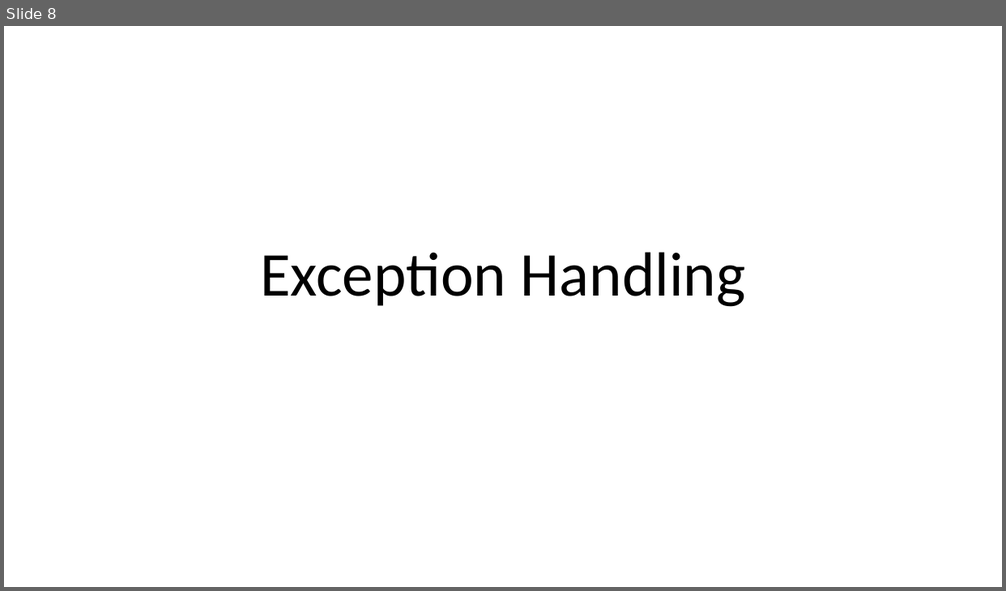
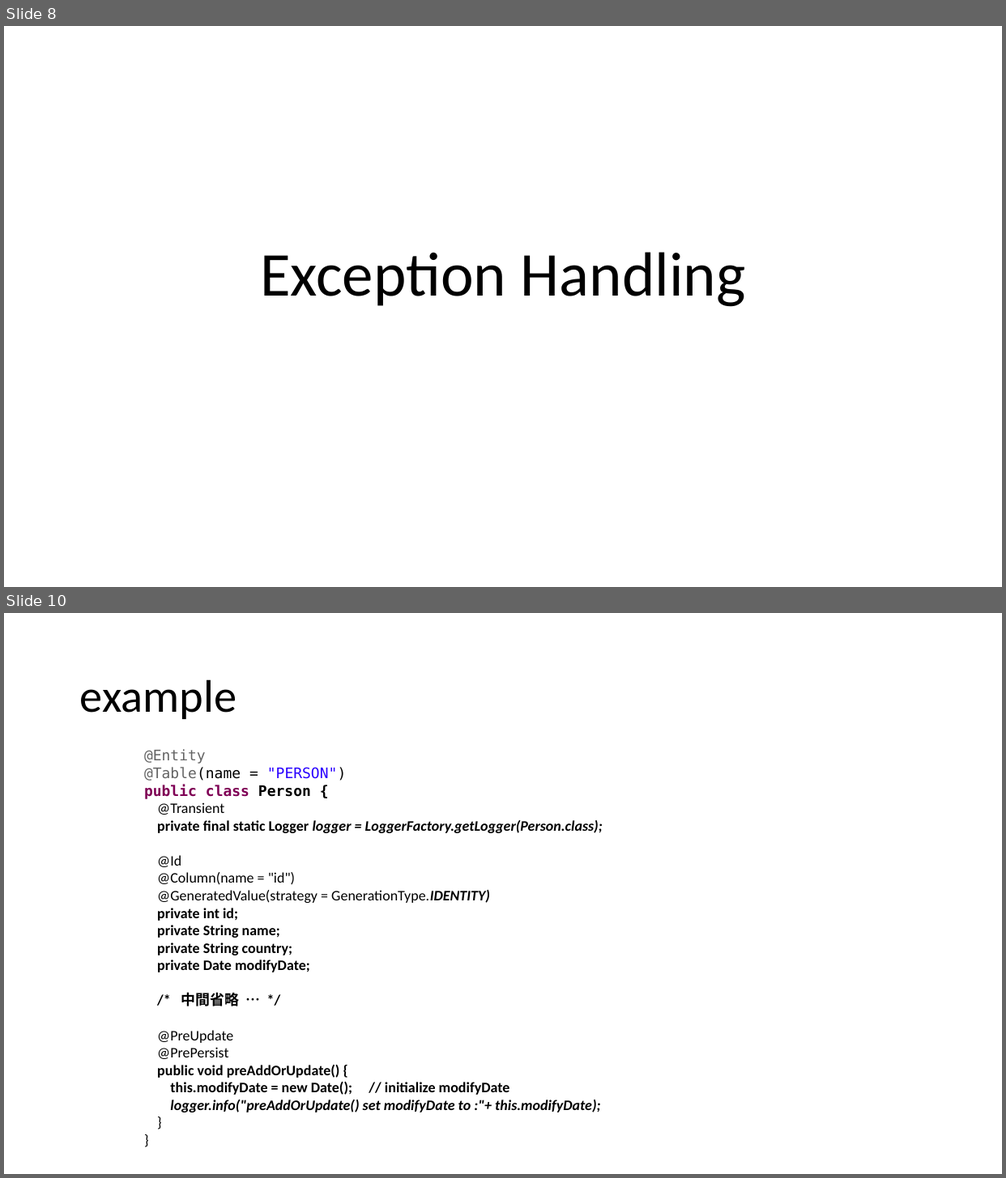
Before and after one commit to lawren43/mytest-repo, a slide deck: test-springmvc/doc/2.JPA Programming.pptx. Shown one above the other, each under a label of ours: slide 8 before the commit, slides 8 and 10 after it; the slides between them are not shown. The pictures are 1006x591 and 1006x1178 pixels, drawn with LibreOffice and Linux fonts; fonts in the diff are those of the drawing. Boxes give left, top, right and bottom in pixels: in the first picture for what was removed or moved away, otherwise in the second. Text is boxed around its words. In the diff, an @@ line names an element or a change of style, - is before the commit and + after.

```diff
--- a/test-springmvc/doc/2.JPA Programming.pptx
+++ b/test-springmvc/doc/2.JPA Programming.pptx
@@ slide 10 added at (4,613,1002,1174), background #FFFFFF @@
@@ title added at (80,679,236,719), 44 pt, text #000000 @@
+example
@@ text added at (144,749,603,1113), 14 pt, text #000000, bold @@
+@Entity
+@Table(name = "PERSON")
+public class Person {
+@Transient
+private final static Logger logger = LoggerFactory.getLogger(Person.class);
+@Id
+@Column(name = "id")
+@GeneratedValue(strategy = GenerationType.IDENTITY)
+private int id;
+private String name;
+private String country;
+private Date modifyDate;
+/* 中間省略 … */
+@PreUpdate
+@PrePersist
+public void preAddOrUpdate() {
+this.modifyDate = new Date(); // initialize modifyDate
+logger.info("preAddOrUpdate() set modifyDate to :"+ this.modifyDate);
+}
+}
```
Also in this commit, not shown: 2 other slides added, 3 other files.
